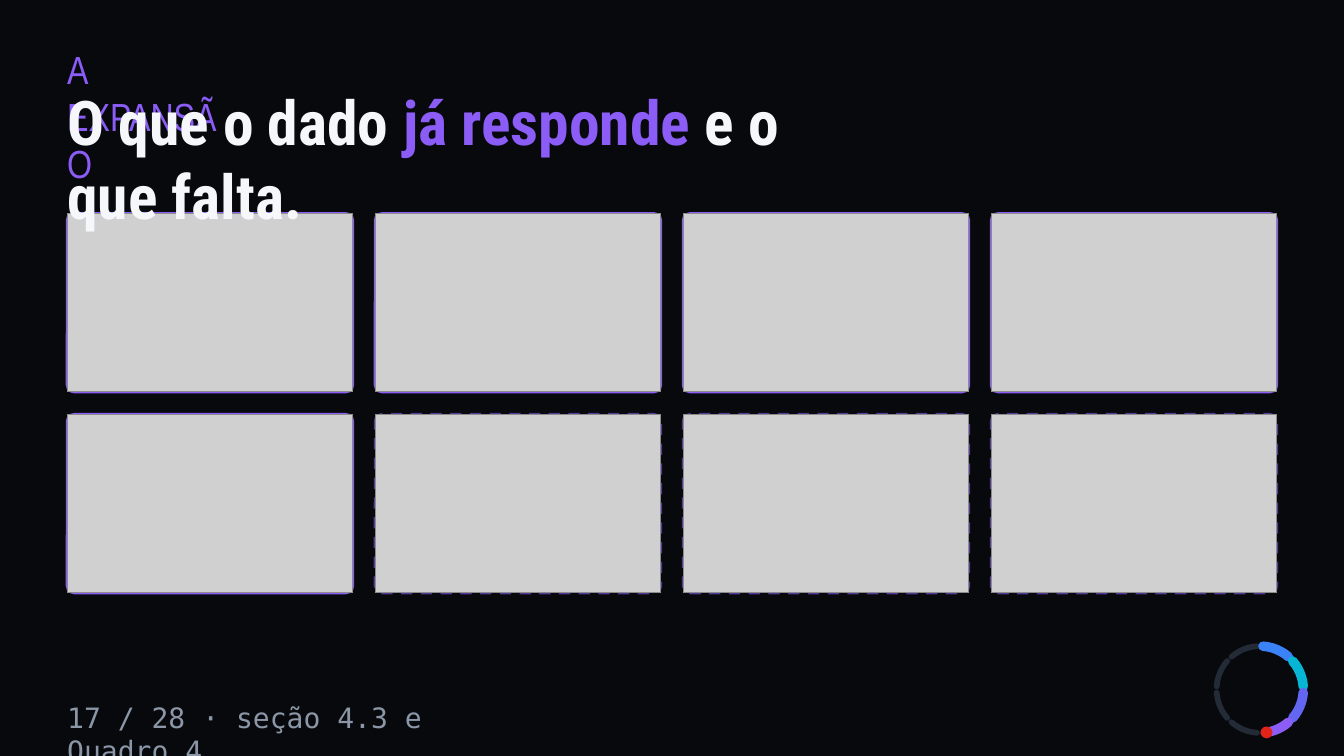
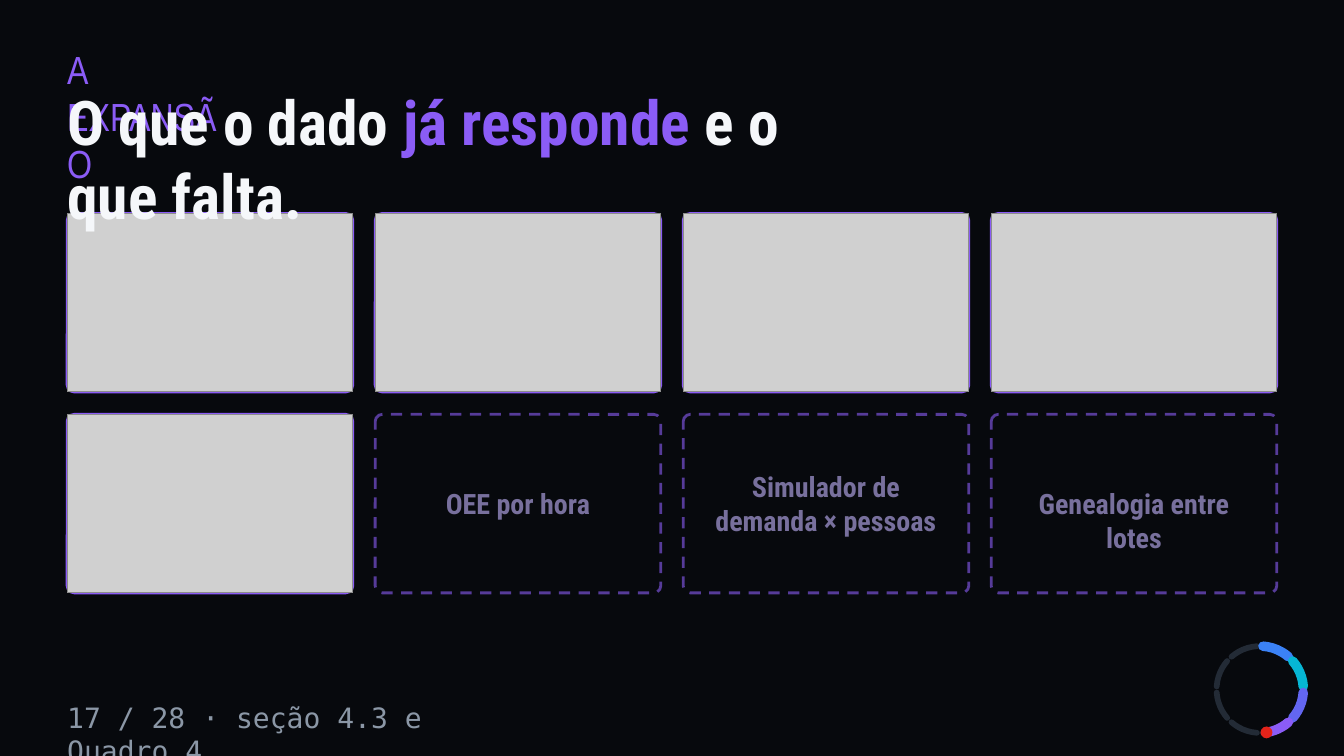
Before and after one commit to WilliamNRAmorim/Projetos, a slide deck: slide 31 of TCC/Apresentacao/GMS_Defesa.pptx. Drawn at 1344x756 pixels with LibreOffice and Linux fonts; fonts in the diff are those of the drawing; grey boxes stand for pictures. Boxes give left, top, right and bottom in pixels: in the first picture for what was removed or moved away, otherwise in the second. Text is boxed around its words. In the diff, an @@ line names an element or a change of style, - is before the commit and + after.

```diff
--- a/TCC/Apresentacao/GMS_Defesa.pptx
+++ b/TCC/Apresentacao/GMS_Defesa.pptx
@@ picture removed at (375,414,660,593) @@
@@ picture removed at (684,414,969,593) @@
@@ picture removed at (991,414,1276,593) @@
@@ text added at (715,476,937,537), 20 pt, text #78709D, bold @@
+Simulador de demanda × pessoas
@@ text added at (446,493,590,520), 20 pt, text #78709D, bold @@
+OEE por hora
@@ text added at (1039,493,1229,548), 20 pt, text #78709D, bold @@
+Genealogia entre lotes
```
Also in this commit, not shown: 6 other slides changed, 14 other files.
